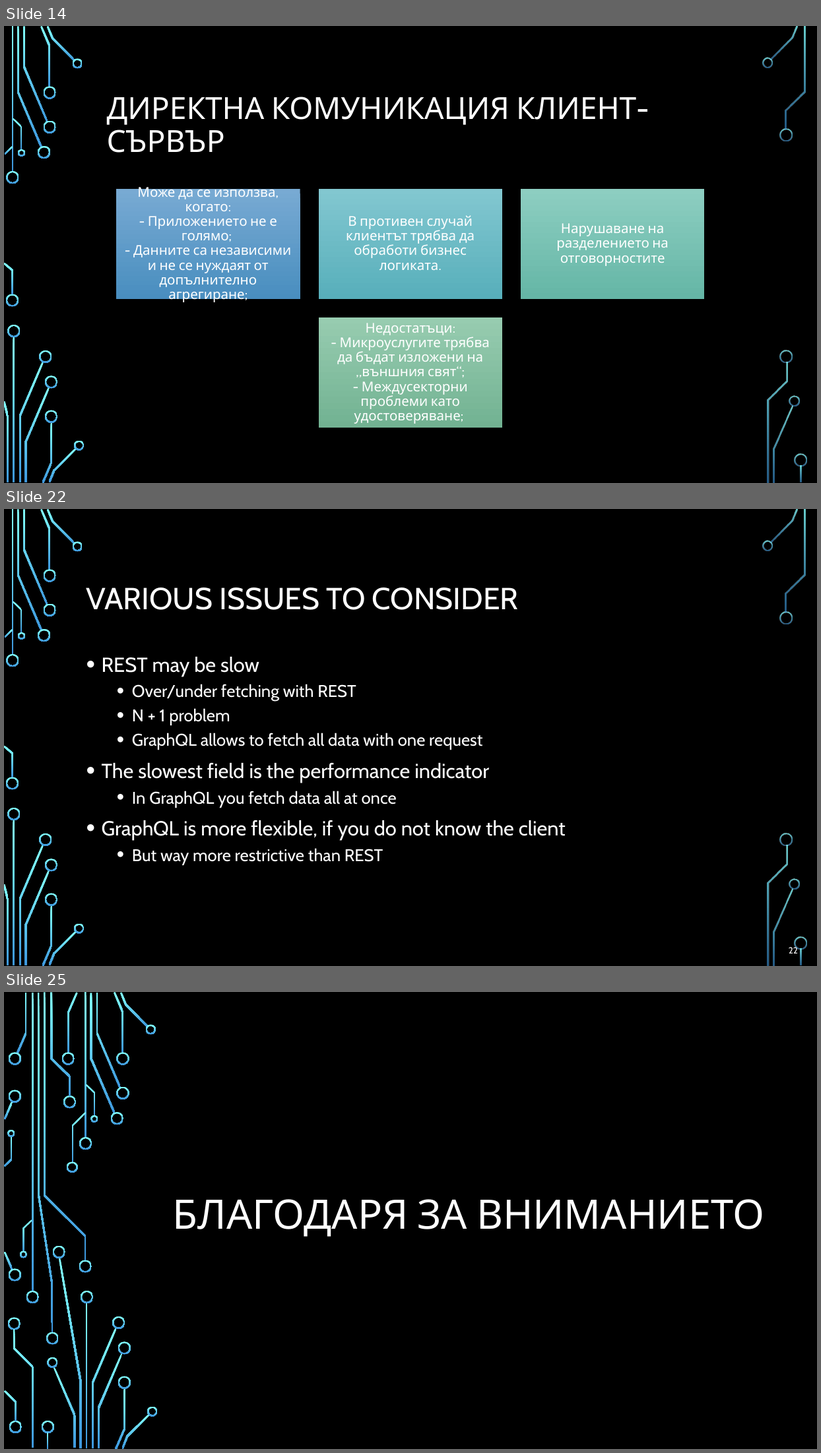
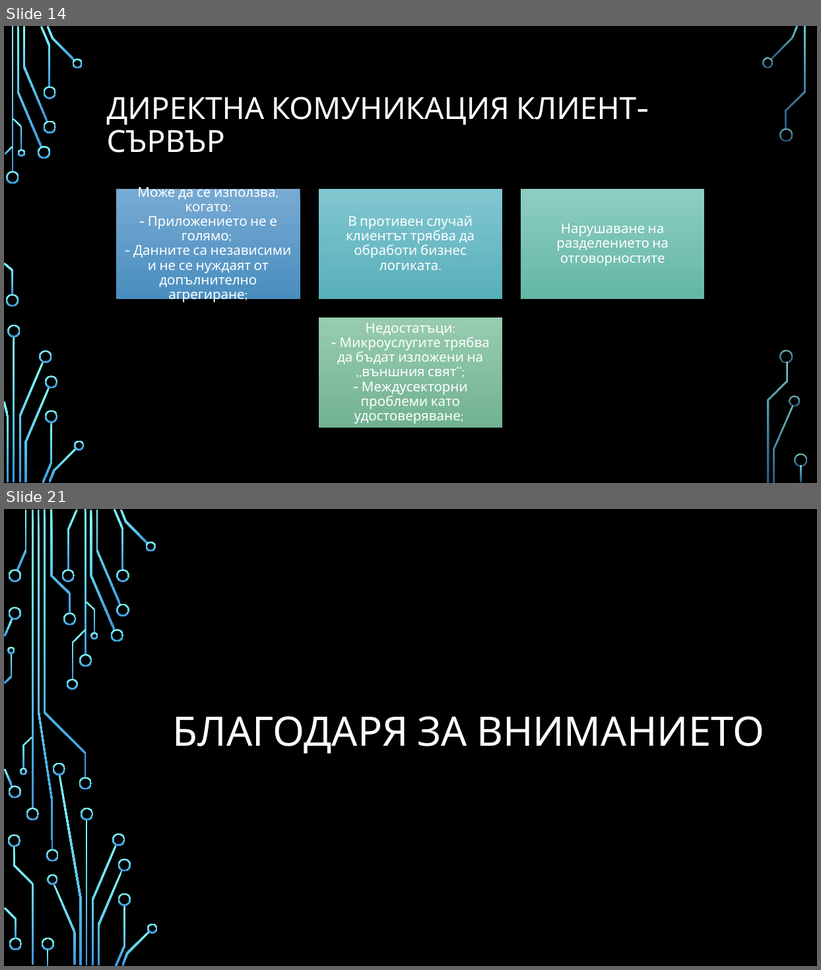
Before and after one commit to profjordanov/doctorate, a slide deck: communications/web_communication_pres.pptx. Shown one above the other, each under a label of ours: slides 14, 22 and 25 before the commit, slides 14 and 21 after it; the slides between them are not shown. The pictures are 821x1453 and 821x970 pixels, drawn with LibreOffice and Linux fonts; fonts in the diff are those of the drawing; background and template pictures are left out. Boxes give left, top, right and bottom in pixels: in the first picture for what was removed or moved away, otherwise in the second. Text is boxed around its words. In the diff, an @@ line names an element or a change of style, - is before the commit and + after.

```diff
--- a/communications/web_communication_pres.pptx
+++ b/communications/web_communication_pres.pptx
@@ slide 22 removed at (4, 509, 817, 966), background picture (left out); not listed: 36 template elements that a slide beside it also shows @@
@@ title removed at (86, 588, 519, 610) @@
-VARIOUS ISSUES TO CONSIDER
@@ text removed at (102, 657, 566, 865) @@
-• REST may be slow
-  • Over/under fetching with REST
-  • N + 1 problem
-  • GraphQL allows to fetch all data with one request
-• The slowest field is the performance indicator
-  • In GraphQL you fetch data all at once
-• GraphQL is more flexible, if you do not know the client
-  • But way more restrictive than REST
@@ page number removed at (789, 947, 798, 954) @@
-22
@@ what was slide 25 is now slide 21 @@
```
Also in this commit, not shown: 1 slide changed, 5 slides added, 8 other slides removed.
